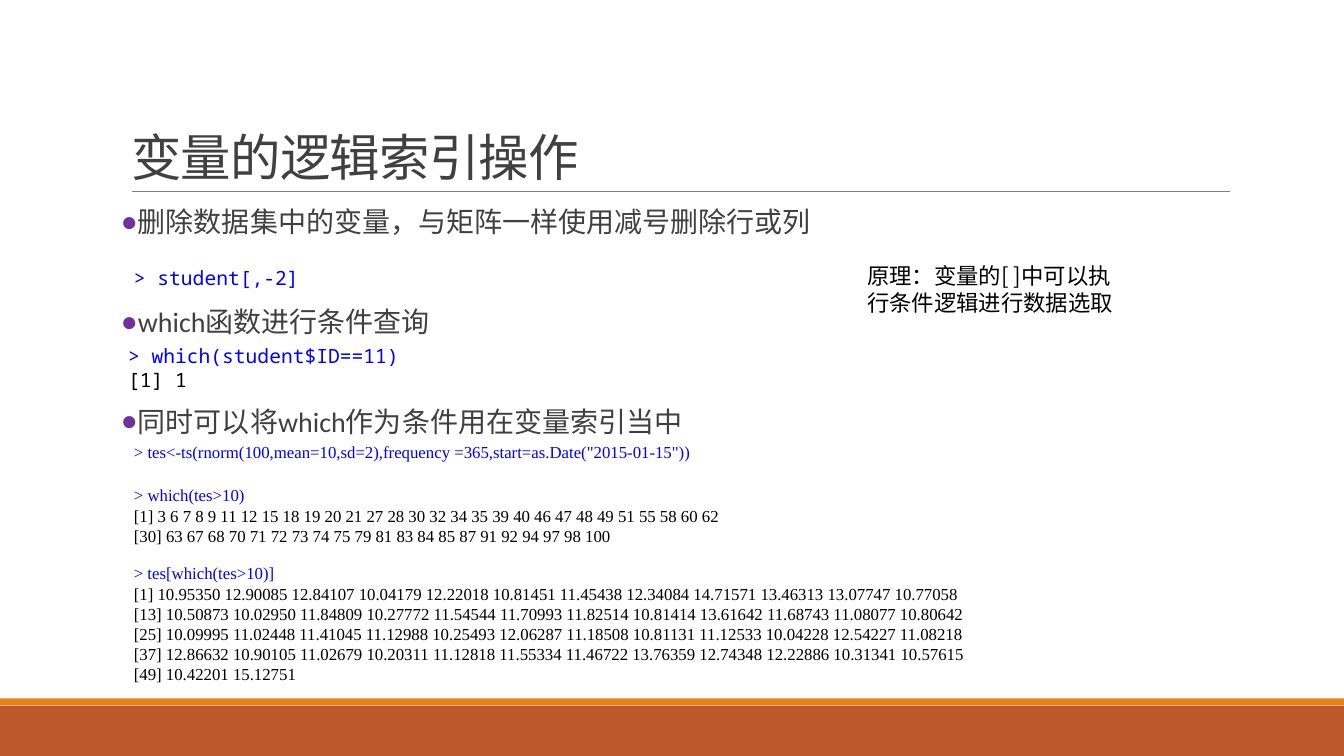
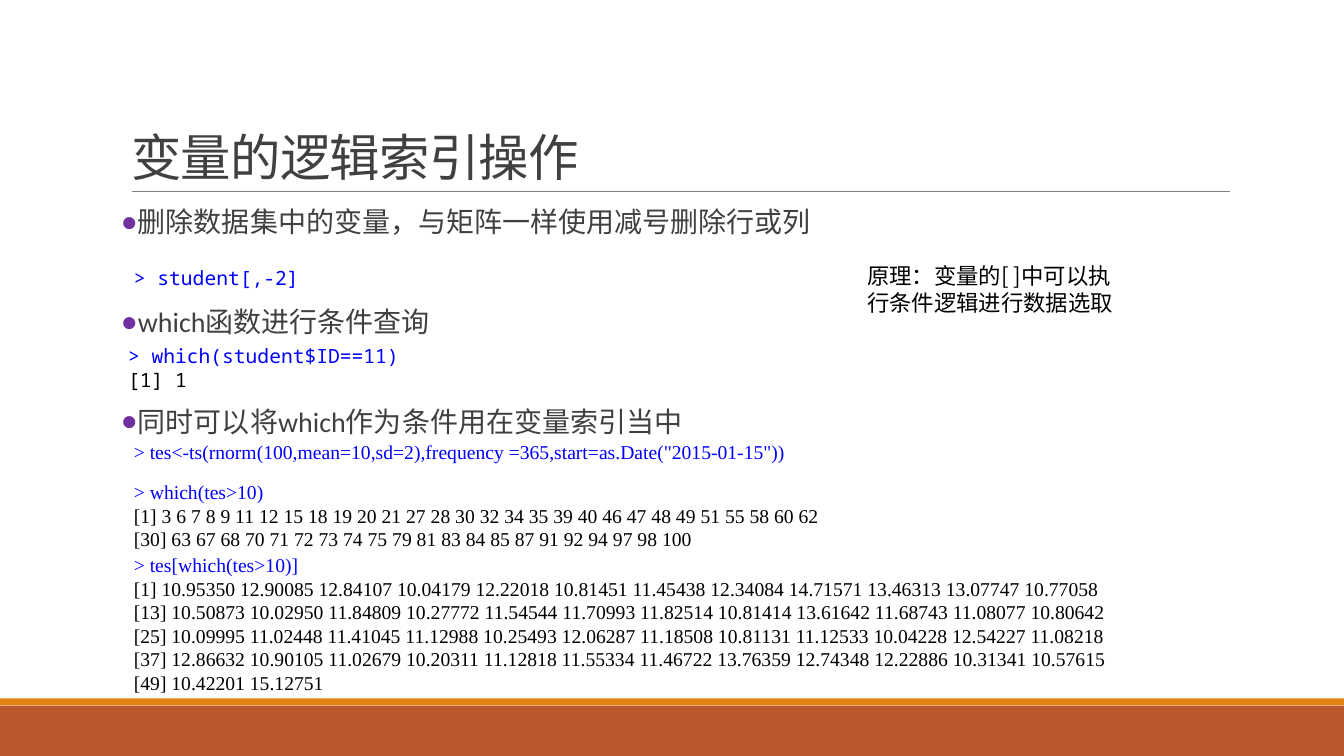
Before and after one commit to exoplanetX/DataAnalytics, a slide deck: slide 11 of 实验2-变量-导入和包.pptx. Drawn at 1344x756 pixels with LibreOffice and Linux fonts; fonts in the diff are those of the drawing. Boxes give left, top, right and bottom in pixels: in the first picture for what was removed or moved away, otherwise in the second. Text is boxed around its words. In the diff, an @@ line names an element or a change of style, - is before the commit and + after.

Commit message:
Add files via upload
对数据集调用、增删操作的讲解顺序进行了调整

```diff
--- a/实验2-变量-导入和包.pptx
+++ b/实验2-变量-导入和包.pptx
@@ size 12 to 14 pt in 3 elements at <box>150,445,785,464</box>, <box>134,485,819,549</box>, <box>134,551,1118,697</box> @@
@@ rectangle "> tes[which(tes>10)]": place and size @@
-rectangle "> tes[which(tes>10)]" at <box>134,567,964,683</box>
+rectangle "> tes[which(tes>10)]" at <box>134,551,1118,697</box>
```
Also in this commit, not shown: 4 other slides changed, 1 slide added.
